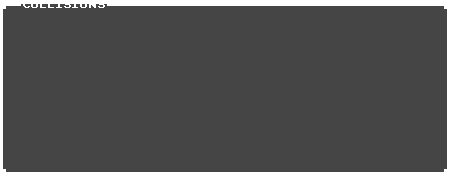
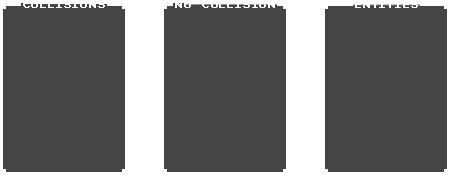
Layers edited between the first and the second 450 x 175 image:
added group "No Collisions copy" with 3 layers above "No Collisions" over [left=322, top=4, right=420, bottom=173]
added layer "Entities" in group "No Collisions copy" over [left=355, top=4, right=418, bottom=8]
added layer "Layer 5" in group "No Collisions copy" over [left=322, top=4, right=420, bottom=173]
added layer "Layer 1" (1st of 3, in "No Collisions copy") in group "No Collisions copy" over [left=322, top=4, right=420, bottom=173]
added group "No Collisions" with 3 layers above "Collisions" over [left=161, top=3, right=289, bottom=172]
added layer "NO COLLISION" in group "No Collisions" over [left=175, top=3, right=275, bottom=8]
added layer "Layer 4" in group "No Collisions" over [left=161, top=3, right=289, bottom=172]
added layer "Layer 1" (2nd of 3, in "No Collisions") in group "No Collisions" over [left=161, top=3, right=286, bottom=172]
added group "Collisions" with 3 layers above "Layer 3" over [left=21, top=3, right=128, bottom=172]
moved "Layer 2" into group "Collisions", painted on it over [left=21, top=3, right=420, bottom=173]
moved "Layer 1" (3rd of 3, in "Collisions") into group "Collisions", painted on it over [left=21, top=3, right=420, bottom=173]
